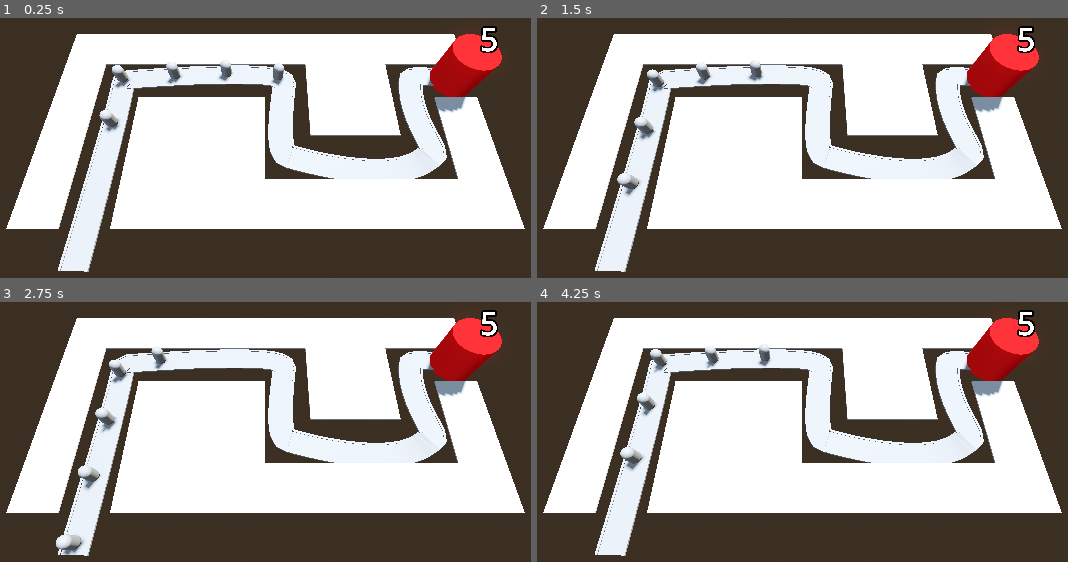
Above: before the commit, frames 1-4 (two rows, left to right).
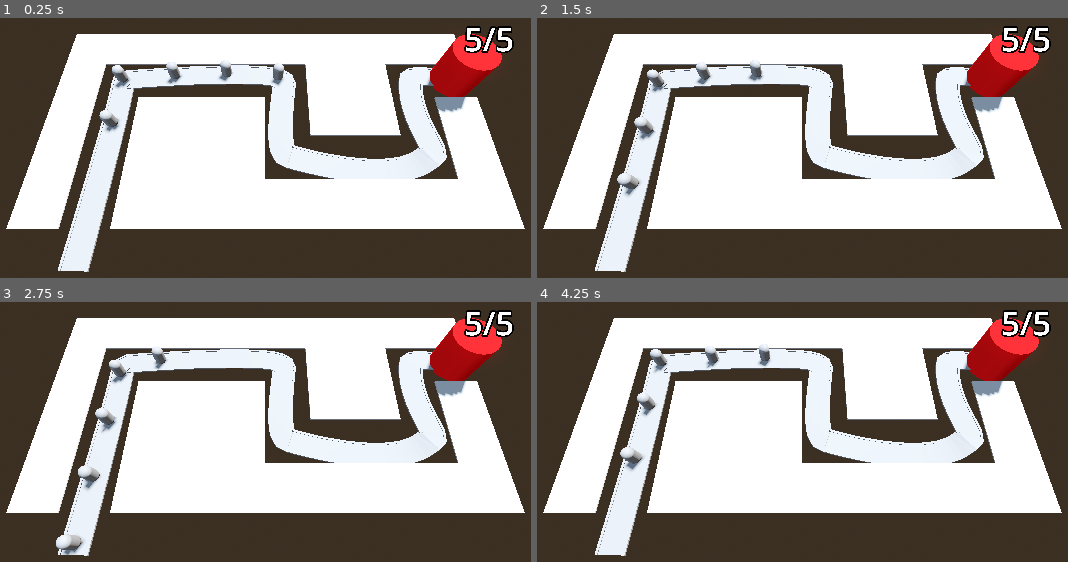
Above: after the commit, the same moments.

Repository: EsbenNyboe/TowerDefense
Game: Godot game, scene res://BaseLevel.tscn
Same seed, same stepped clock (60 frames per second), same inputs: the game is played once before the commit and once after it.
Inputs:
- Up to frame 1 (0.25 s): no input
- Up to frame 2 (1.5 s): no input
- Up to frame 3 (2.75 s): no input
- Up to frame 4 (4.25 s): no input

The runs differ from the first frame. In frame 1, 0.7% of the frame differs, in the area x 87-97%, y 3-14%; in frame 2, 0.7%; in frame 3, 0.7%; in frame 4, 0.7%.

Commit message:
Concatenate string

Diff:
--- a/barbarianblaster/Base/base.gd
+++ b/barbarianblaster/Base/base.gd
@@ -6,11 +6,9 @@
 var health: int:
 	set(value):
 		health = value
-		label_3d.text = str(health)
+		label_3d.text = str(health) + "/" + str(max_health)
 		if health < 1:
 			get_tree().reload_current_scene()
-	get():
-		return health
 
 func take_damage() -> void:
 	health -= 1
